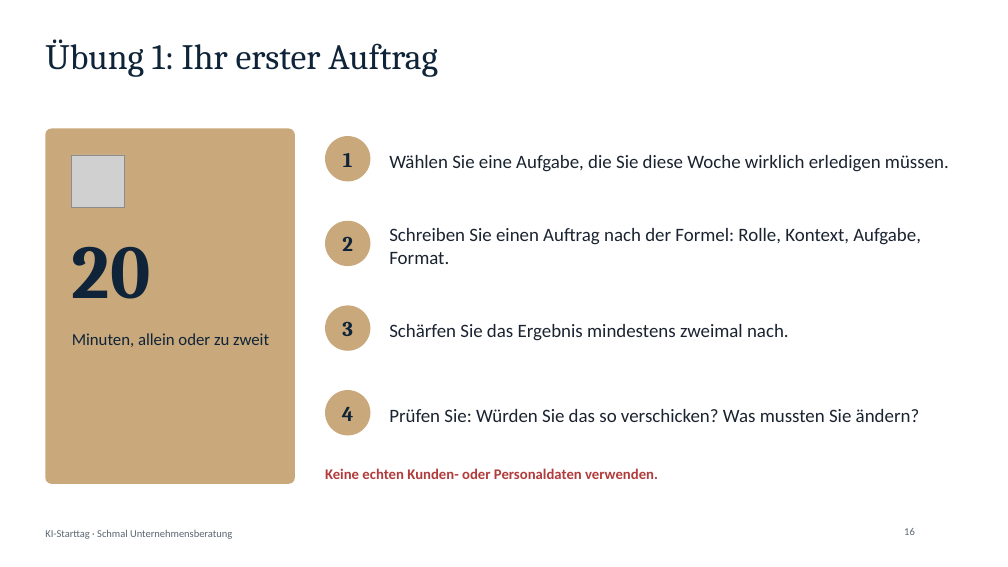
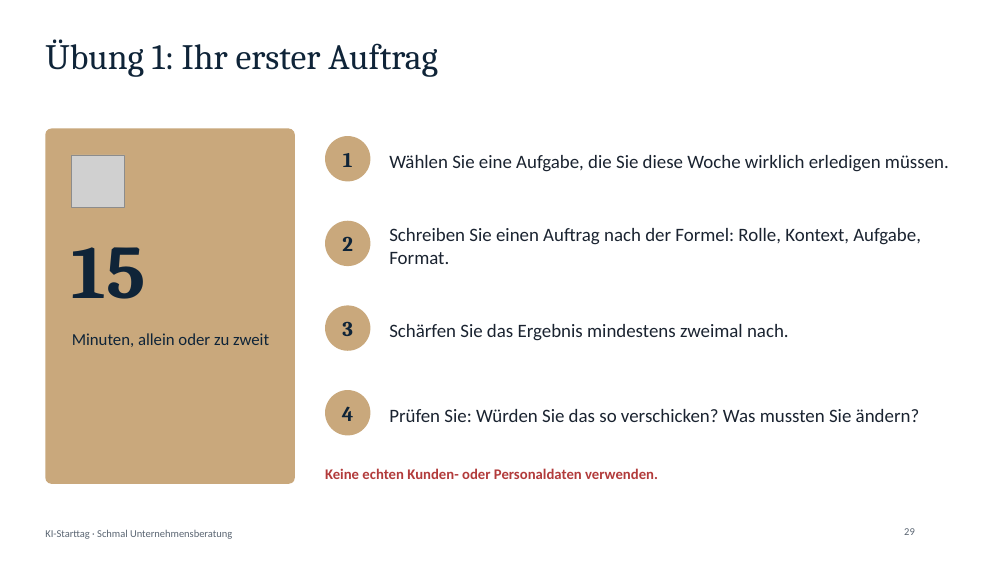
Before and after one commit to ESUnternehmensberatung/schmal-unternehmensberatung-website, a slide deck: slide 29 of starttag/KI-Starttag-Praesentation.pptx (slide 16 before the commit). Drawn at 1008x567 pixels with LibreOffice and Linux fonts; fonts in the diff are those of the drawing; grey boxes stand for pictures; background and template pictures are left out. Boxes give left, top, right and bottom in pixels: in the first picture for what was removed or moved away, otherwise in the second. Text is boxed around its words. In the diff, an @@ line names an element or a change of style, - is before the commit and + after.

```diff
--- a/starttag/KI-Starttag-Praesentation.pptx
+++ b/starttag/KI-Starttag-Praesentation.pptx
@@ text at (72, 247, 146, 299): text changed @@
-20
+15
@@ page number at (904, 528, 915, 535): text changed @@
-16
+29
```
Also in this commit, not shown: 12 other slides changed, 25 slides added, 4 other files.
